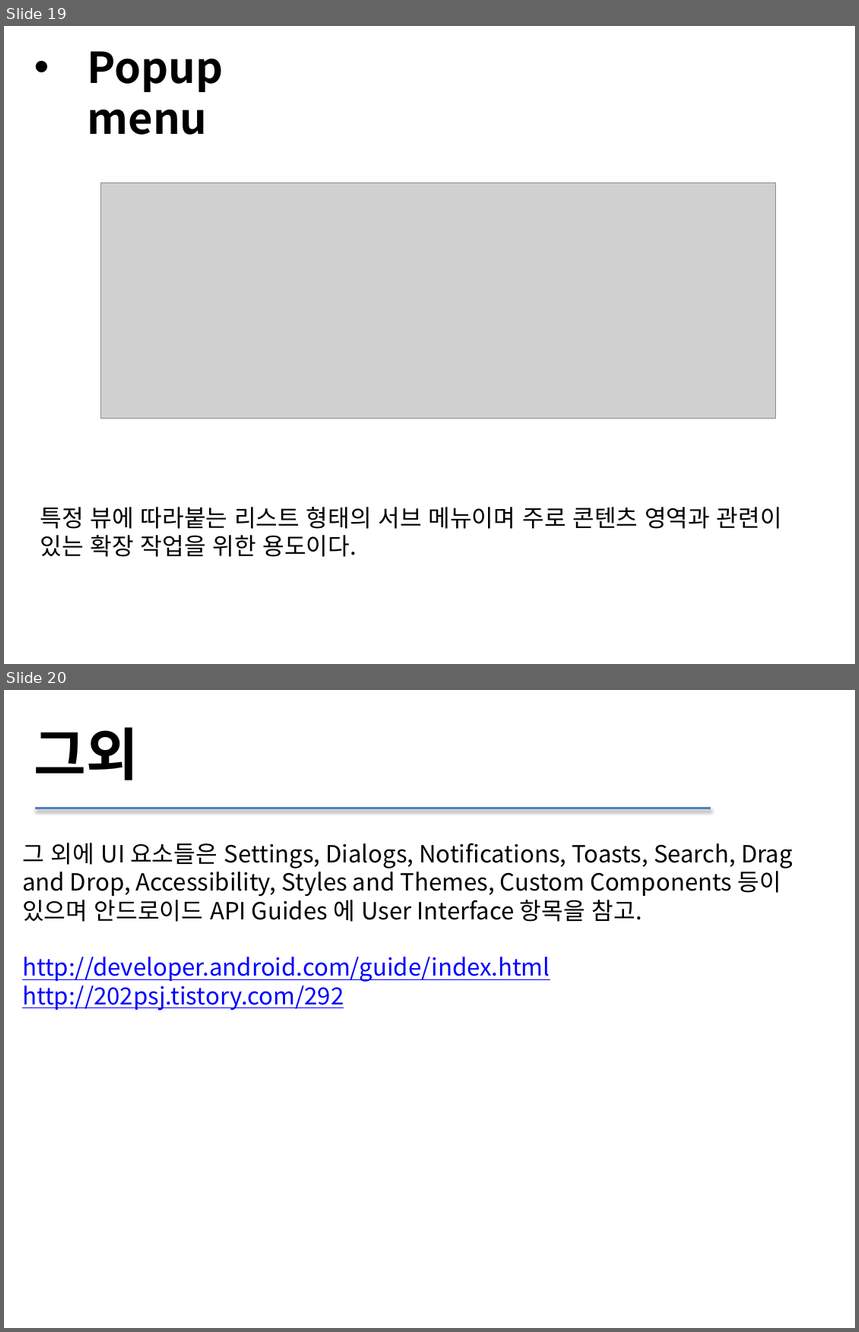
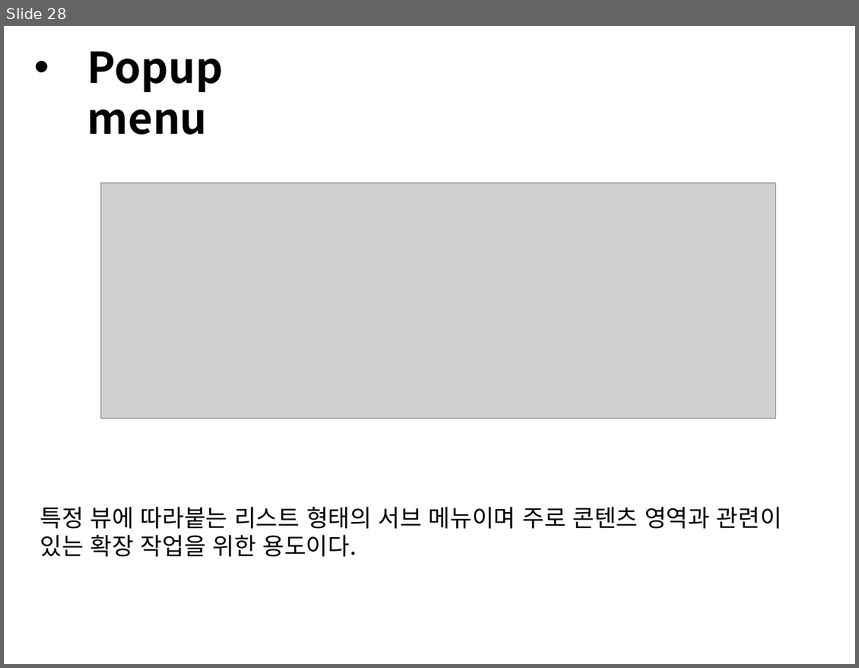
Before and after one commit to sc545/Beacon, a slide deck: 안드로이드 UI.pptx. Shown one above the other, each under a label of ours: slides 19 and 20 before the commit, slide 28 after it. The pictures are 859x1332 and 859x668 pixels, drawn with LibreOffice and Linux fonts; fonts in the diff are those of the drawing; grey boxes stand for pictures. Boxes give left, top, right and bottom in pixels: in the first picture for what was removed or moved away, otherwise in the second. Text is boxed around its words. In the diff, an @@ line names an element or a change of style, - is before the commit and + after.

```diff
--- a/안드로이드 UI.pptx
+++ b/안드로이드 UI.pptx
@@ slide 20 removed at [4, 690, 855, 1328], background #FFFFFF @@
@@ text removed at [34, 727, 139, 780] @@
-그외
@@ line removed from (35, 809) to (712, 809) @@
@@ text removed at [22, 843, 793, 1011] @@
-그 외에 UI 요소들은 Settings, Dialogs, Notifications, Toasts, Search, Drag and Drop, Accessibility, Styles and Themes, Custom Components 등이 있으며 안드로이드 API Guides 에 User Interface 항목을 참고.
-http://developer.android.com/guide/index.html
-http://202psj.tistory.com/292
@@ what was slide 19 is now slide 28 @@
```
Also in this commit, not shown: 1 slide changed, 12 slides added, 2 other slides removed, 53 other files.
